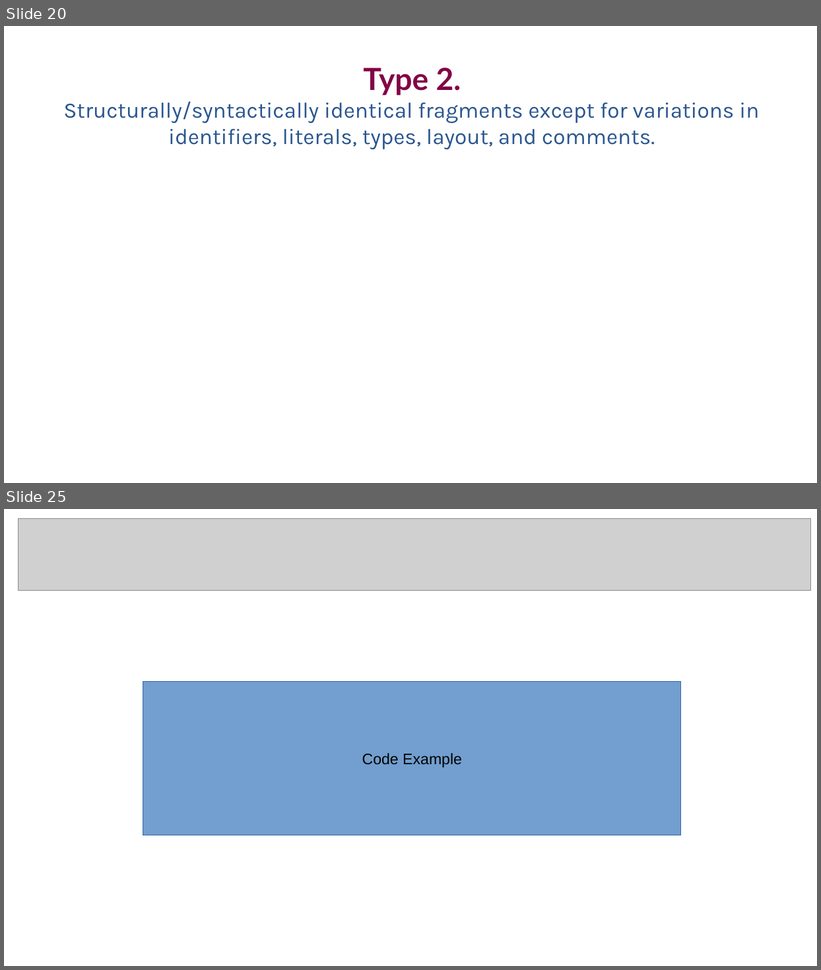
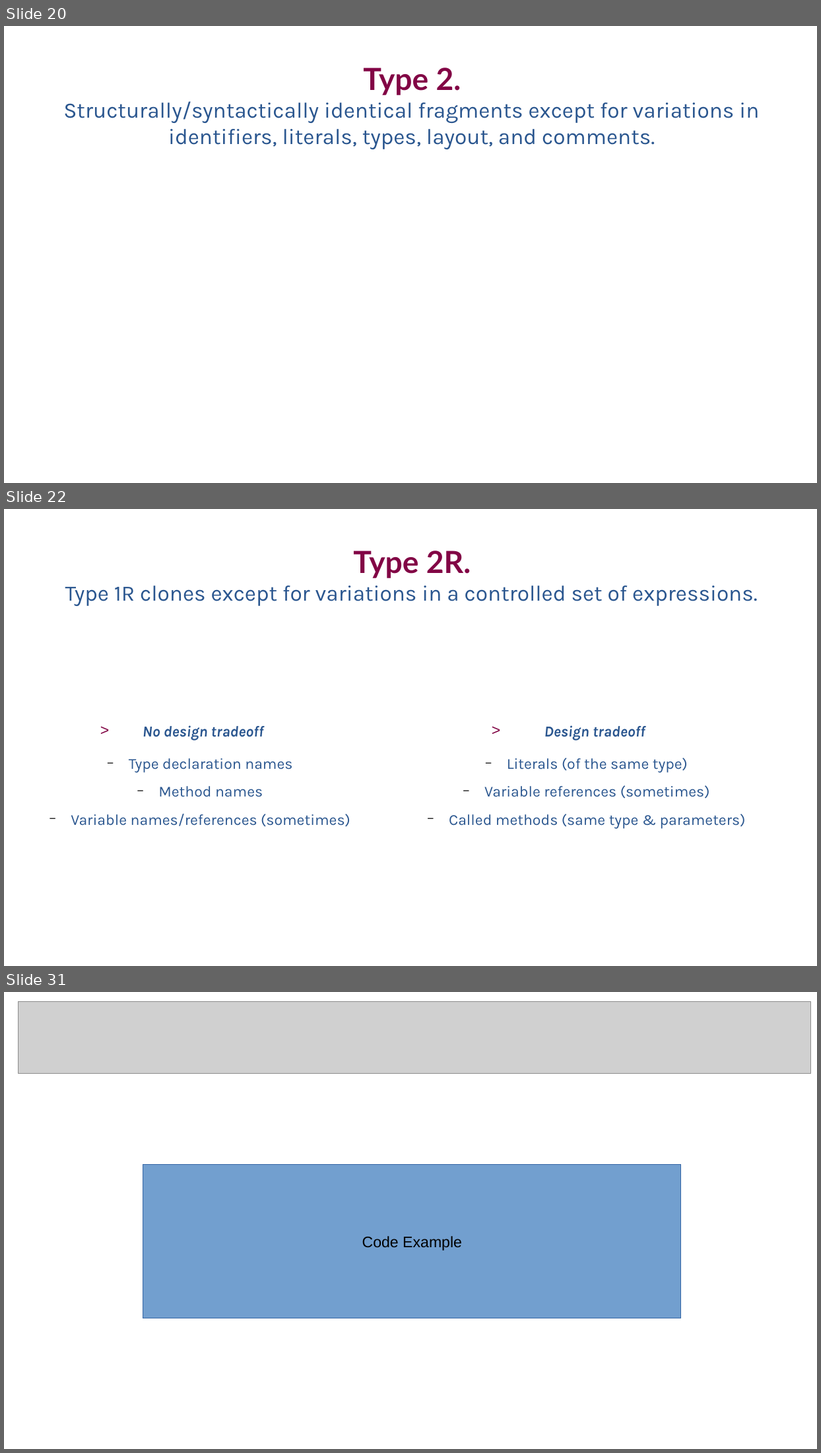
Before and after one commit to SimonBaars/Master-Thesis-Simon-Baars, a slide deck: presentations/FinalPresentation.odp. Shown one above the other, each under a label of ours: slides 20 and 25 before the commit, slides 20, 22 and 31 after it; the slides between them are not shown. The pictures are 821x970 and 821x1453 pixels, drawn with LibreOffice and Linux fonts; fonts in the diff are those of the drawing; grey boxes stand for pictures. Boxes give left, top, right and bottom in pixels: in the first picture for what was removed or moved away, otherwise in the second. Text is boxed around its words. In the diff, an @@ line names an element or a change of style, - is before the commit and + after.

Commit message:
Type progress

```diff
--- a/presentations/FinalPresentation.odp
+++ b/presentations/FinalPresentation.odp
@@ slide 22 added at box(4, 509, 817, 966), background #FFFFFF @@
@@ free added at box(38, 539, 787, 609), 26 pt, text #2A568F @@
+Type 2R.
+Type 1R clones except for variations in a controlled set of expressions.
@@ free added at box(4, 720, 388, 821), 18 pt, text #2A568F @@
+> No design tradeoff
+  − Type declaration names
+  − Method names
+  − Variable names/references (sometimes)
@@ free added at box(348, 720, 789, 820), 18 pt, text #2A568F @@
+> Design tradeoff
+  − Literals (of the same type)
+  − Variable references (sometimes)
+  − Called methods (same type & parameters)
@@ what was slide 25 is now slide 31 @@
```
Also in this commit, not shown: 4 slides changed, 9 other slides added, 4 slides removed, 1 other file.
